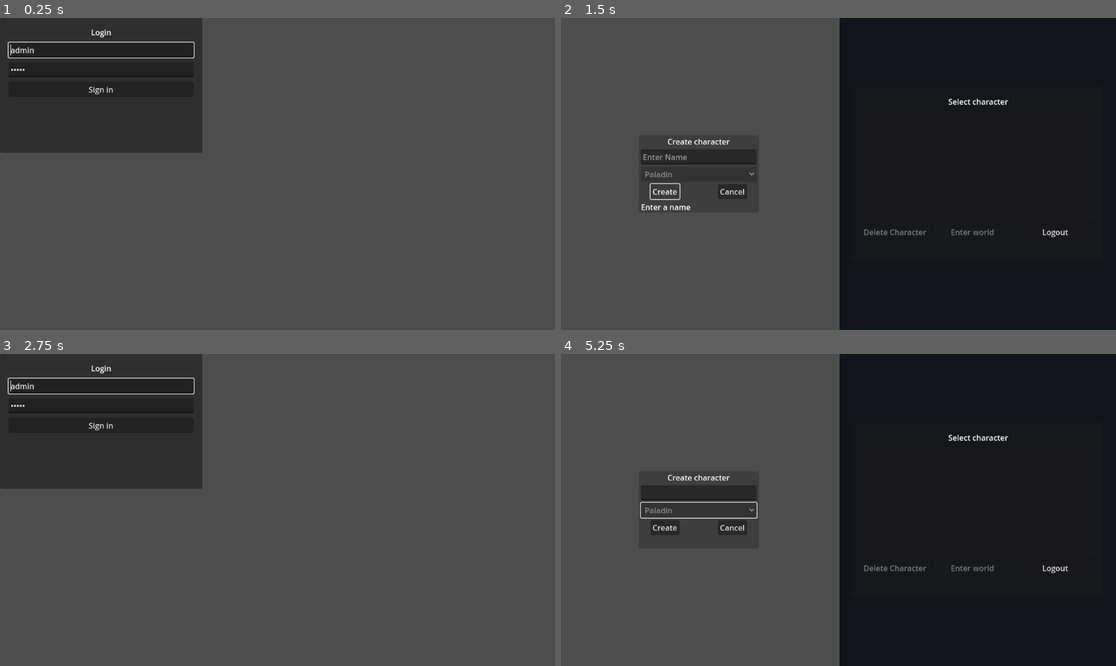
Above: before the commit, frames 1-4 (two rows, left to right).
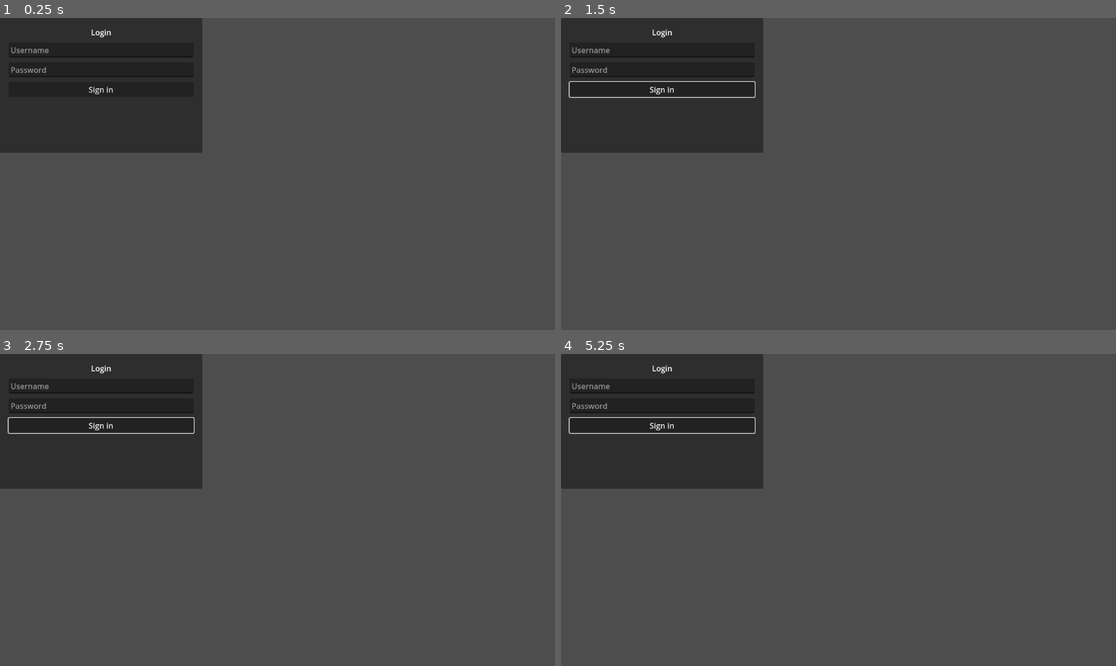
Above: after the commit, the same moments.

Repository: denisshkytko/mmo-mvp-godot
Game: Godot game, scene res://ui/flow/LoginUI.tscn
Two runs of this game, one before a commit and one after it. Both use one fixed random seed, a clock stepped at 60 frames per second and the inputs below.
Inputs (mouse positions are in pixels of both pictures, inside the frame that each line leads up to):
- Up to frame 1 (0.25 s): no input
- Up to frame 2 (1.5 s): click "Sign in" at 0.5 s; click (666, 192) at 1.25 s, where only the run before the commit has a clickable "Create"
- Up to frame 3 (2.75 s): click (493, 569) at 2 s, where only the run before the commit has a clickable "Logout"
- Up to frame 4 (5.25 s): tap Enter at 2.75 s; move the mouse to (960, 494) at 2.77 s; hold Right (ui_right) 2.78-3.5 s; tap E (loot) at 2.85, 5.1 s; click (960, 494) at 2.92 s; click (733, 528) at 3.5 s, where only the run before the commit has a clickable "Cancel"; tap Space at 4.25 s; drag from (727, 525) to (810, 572) at 4.27 s; move the mouse to (894, 441) at 5.02 s; hold Right (ui_right) from 5.03 s (still down)

The runs differ from the first frame. In frame 1, 0.4% of the frame differs, in the area x 1-36%, y 7-18%; in frame 2, 66%; in frame 3, 0.6%; in frame 4, 66%, in the area x 0-100%, y 0-100%.
Error after the commit: Parse Error: Cannot call non-static function "go_login()" on the class "FlowRouter" directly. Make an instance instead. (res://core/managers/app_state.gd:69)

Commit message:
Fix headless smoke test setup

Diff:
--- a/core/managers/flow_router.gd
+++ b/core/managers/flow_router.gd
@@ -1,4 +1,6 @@
 extends Node
+
+class_name FlowRouter
 
 const LOGIN_SCENE: String = "res://ui/flow/LoginUI.tscn"
 const CHARACTER_SELECT_SCENE: String = "res://ui/flow/CharacterSelectUI.tscn"
--- /dev/null
+++ b/tests/run_headless.gd
@@ -0,0 +1,214 @@
+extends SceneTree
+
+const DATAB_DB_TIMEOUT_SEC := 8.0
+const SAVE_TEST_PREFIX := "__smoke__"
+const LOOT_PROFILE_PATH := "res://core/loot/profiles/loot_profile_aggressive_default.tres"
+
+var _failures: Array[String] = []
+var _datadb_initialized := false
+
+func _init() -> void:
+	randomize()
+	call_deferred("_run")
+
+
+func _run() -> void:
+	await _test_datadb()
+	await _test_save_system()
+	await _test_loot_system()
+	await _test_app_state()
+	_finish()
+
+
+func _finish() -> void:
+	if _failures.is_empty():
+		print("SMOKE PASS")
+		quit(0)
+		return
+	print("SMOKE FAIL (%d)" % _failures.size())
+	for msg in _failures:
+		printerr("- " + msg)
+	quit(1)
+
+
+func _fail(message: String) -> void:
+	_failures.append(message)
+	push_error(message)
+
+
+func _pass(message: String) -> void:
+	print(message)
+
+
+func _test_datadb() -> void:
+	var db := get_node_or_null("/root/DataDB")
+	if db == null:
+		_fail("DataDB autoload not found at /root/DataDB.")
+		return
+
+	var ready_property := _find_ready_property(db)
+	if db.has_signal("initialized"):
+		var ok := await _wait_for_datadb_ready(db, ready_property, DATAB_DB_TIMEOUT_SEC)
+		if not ok:
+			_fail("DataDB initialized signal timed out after %.1fs." % DATAB_DB_TIMEOUT_SEC)
+			return
+		_pass("DataDB initialized via signal/property.")
+		return
+
+	if ready_property != "":
+		var ready_ok := await _wait_for_ready_property(db, ready_property, DATAB_DB_TIMEOUT_SEC)
+		if not ready_ok:
+			_fail("DataDB.%s did not become true after %.1fs." % [ready_property, DATAB_DB_TIMEOUT_SEC])
+			return
+		_pass("DataDB ready via %s." % ready_property)
+		return
+
+	_fail("DataDB has no ready signal/property (expected 'initialized' or 'is_ready/ready').")
+
+
+func _test_save_system() -> void:
+	var save_system := get_node_or_null("/root/SaveSystem")
+	if save_system == null:
+		_fail("SaveSystem autoload not found at /root/SaveSystem.")
+		return
+
+	var test_id := "%s_%d_%d" % [SAVE_TEST_PREFIX, int(Time.get_unix_time_from_system()), randi_range(1000, 9999)]
+	var payload := {
+		"id": test_id,
+		"name": "Smoke Test",
+		"class": "adventurer",
+		"level": 1
+	}
+
+	save_system.save_character_full(payload)
+	var loaded: Dictionary = save_system.load_character_full(test_id)
+	if loaded.is_empty():
+		_fail("SaveSystem load returned empty data for %s." % test_id)
+	else:
+		_pass("SaveSystem save/load OK.")
+
+	var deleted := save_system.delete_character(test_id)
+	if not deleted:
+		_fail("SaveSystem failed to delete test character %s." % test_id)
+		return
+
+	var post_delete := save_system.load_character_full(test_id)
+	if not post_delete.is_empty():
+		_fail("SaveSystem cleanup failed for %s." % test_id)
+		return
+
+	_pass("SaveSystem cleanup OK.")
+
+
+func _test_loot_system() -> void:
+	var loot_system := get_node_or_null("/root/LootSystem")
+	if loot_system == null:
+		_fail("LootSystem autoload not found at /root/LootSystem.")
+		return
+
+	var profile := ResourceLoader.load(LOOT_PROFILE_PATH)
+	if not (profile is LootProfile):
+		_fail("Loot profile at %s is not LootProfile." % LOOT_PROFILE_PATH)
+		return
+
+	var got_non_empty := false
+	for _i in range(10):
+		var loot: Dictionary = loot_system.generate_loot_from_profile(profile, 10)
+		if not _loot_is_empty(loot):
+			got_non_empty = true
+			break
+
+	if not got_non_empty:
+		_fail("LootSystem returned empty loot for %s across multiple runs." % LOOT_PROFILE_PATH)
+		return
+
+	_pass("LootSystem generated loot from profile.")
+
+
+func _test_app_state() -> void:
+	var app_state := get_node_or_null("/root/AppState")
+	if app_state == null:
+		_fail("AppState autoload not found at /root/AppState.")
+		return
+
+	if not app_state.has_method("set_state"):
+		_fail("AppState has no set_state method for transitions.")
+		return
+
+	if app_state.current_state != AppState.FlowState.LOGIN:
+		var boot_ok := app_state.set_state(AppState.FlowState.LOGIN)
+		if not boot_ok:
+			_fail("AppState failed to transition to LOGIN from %s." % app_state.current_state)
+			return
+
+	if not app_state.set_state(AppState.FlowState.CHARACTER_SELECT):
+		_fail("AppState failed LOGIN -> CHARACTER_SELECT.")
+		return
+
+	if not app_state.set_state(AppState.FlowState.WORLD):
+		_fail("AppState failed CHARACTER_SELECT -> WORLD.")
+		return
+
+	if not app_state.set_state(AppState.FlowState.CHARACTER_SELECT):
+		_fail("AppState failed WORLD -> CHARACTER_SELECT.")
+		return
+
+	var illegal_ok := app_state.set_state(AppState.FlowState.BOOT)
+	if illegal_ok:
+		_fail("AppState allowed illegal CHARACTER_SELECT -> BOOT transition.")
+		return
+
+	_pass("AppState transitions OK (including illegal guard).")
+
+
+func _find_ready_property(db: Object) -> String:
+	var props: Array = db.get_property_list()
+	for prop in props:
+		var name := String(prop.get("name", ""))
+		if name == "is_ready":
+			return "is_ready"
+	for prop in props:
+		var name2 := String(prop.get("name", ""))
+		if name2 == "ready":
+			return "ready"
+	return ""
+
+
+func _wait_for_datadb_ready(db: Object, ready_property: String, timeout_sec: float) -> bool:
+	if ready_property != "" and bool(db.get(ready_property)):
+		return true
+
+	_datadb_initialized = false
+	var callable := Callable(self, "_on_datadb_initialized")
+	if not db.is_connected("initialized", callable):
+		db.connect("initialized", callable, CONNECT_ONE_SHOT)
+
+	var deadline := Time.get_ticks_msec() + int(timeout_sec * 1000.0)
+	while Time.get_ticks_msec() < deadline:
+		if _datadb_initialized:
+			return true
+		if ready_property != "" and bool(db.get(ready_property)):
+			return true
+		await process_frame
+	return false
+
+
+func _wait_for_ready_property(db: Object, ready_property: String, timeout_sec: float) -> bool:
+	var deadline := Time.get_ticks_msec() + int(timeout_sec * 1000.0)
+	while Time.get_ticks_msec() < deadline:
+		if bool(db.get(ready_property)):
+			return true
+		await process_frame
+	return false
+
+
+func _on_datadb_initialized() -> void:
+	_datadb_initialized = true
+
+
+func _loot_is_empty(loot: Dictionary) -> bool:
+	if loot.is_empty():
+		return true
+	var gold := int(loot.get("gold", 0))
+	var slots: Array = loot.get("slots", [])
+	return gold <= 0 and slots.is_empty()
